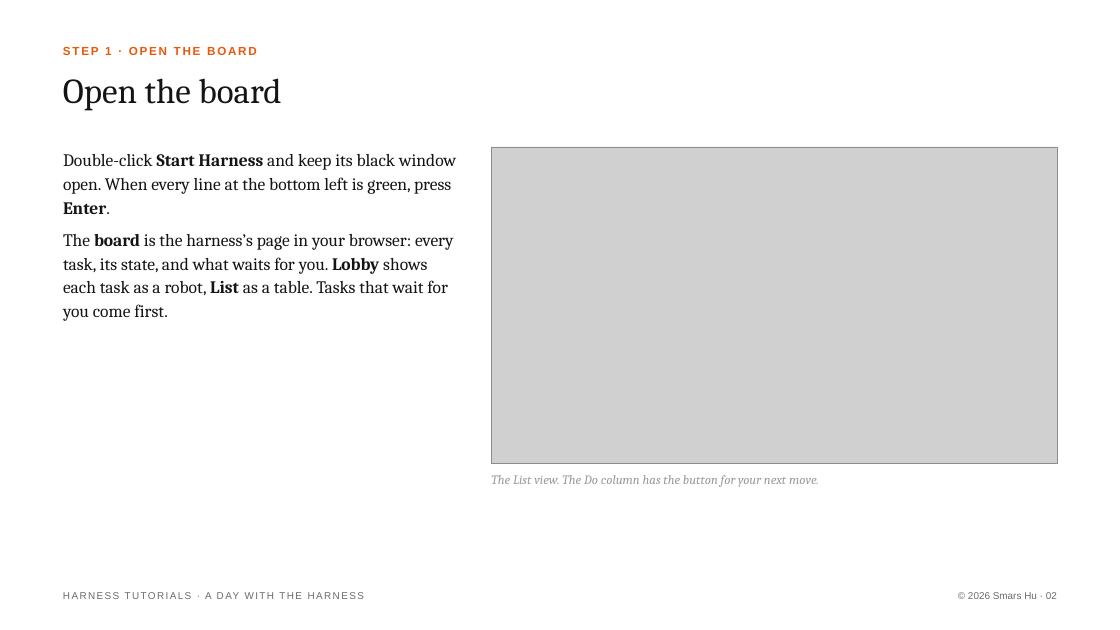
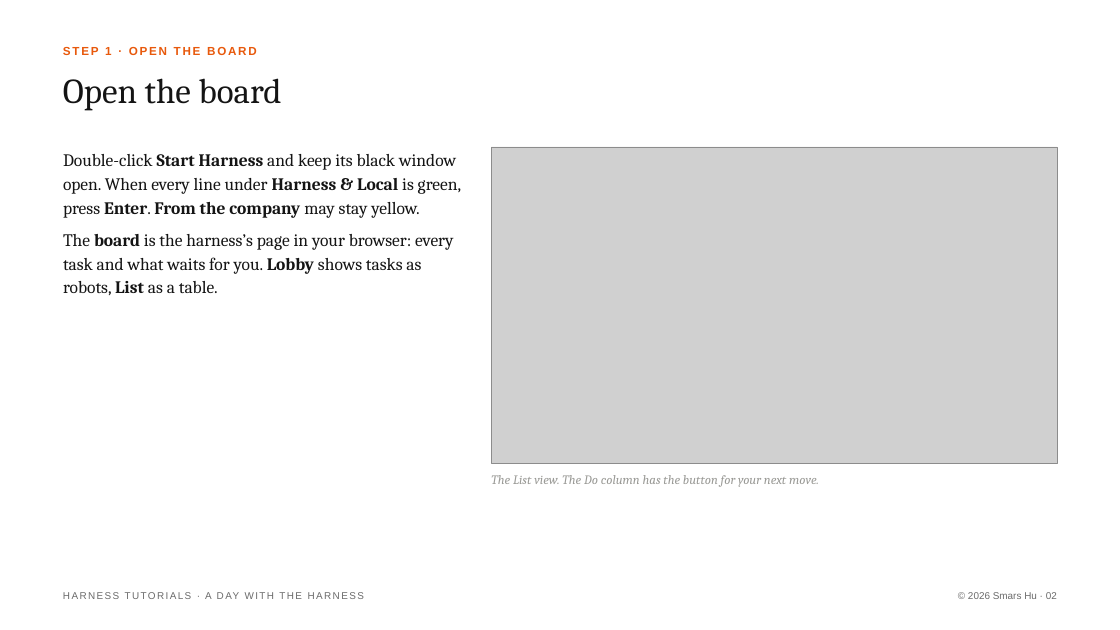
Before and after one commit to Smars-Bin-Hu/ai-exploration, a slide deck: slide 2 of source/tutorials/1_day.pptx. Drawn at 1120x630 pixels with LibreOffice and Linux fonts; fonts in the diff are those of the drawing; grey boxes stand for pictures. Boxes give left, top, right and bottom in pixels: in the first picture for what was removed or moved away, otherwise in the second. Text is boxed around its words. In the diff, an @@ line names an element or a change of style, - is before the commit and + after.

```diff
--- a/source/tutorials/1_day.pptx
+++ b/source/tutorials/1_day.pptx
@@ text at bbox=[63, 154, 461, 295]: text changed @@
-Double-click Start Harness and keep its black window open. When every line at the bottom left is green, press Enter.
-The board is the harness’s page in your browser: every task, its state, and what waits for you. Lobby shows each task as a robot, List as a table. Tasks that wait for you come first.
+Double-click Start Harness and keep its black window open. When every line under Harness & Local is green, press Enter. From the company may stay yellow.
+The board is the harness’s page in your browser: every task and what waits for you. Lobby shows tasks as robots, List as a table.
```
Also in this commit, not shown: 4 other slides changed, 3 other files.
